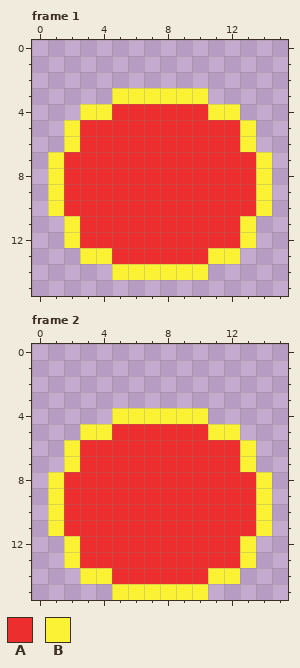
Pixel-art file -- assets/images/pickupSprite.ase. The first picture shows the starting point.
16x16 pixels, 3 frames. Shown: frame 1, frame 2. The commit also changed other frames, which this record leaves out.
Palette (. is transparent): A #ed2e2e  B #fbf236
Pixels before, frame 1, first column x 1:
 3 ....BBBBBB....
 4 ..BBAAAAAABB..
 5 .BAAAAAAAAAAB.
 6 .BAAAAAAAAAAB.
 7 BAAAAAAAAAAAAB
 8 BAAAAAAAAAAAAB
 9 BAAAAAAAAAAAAB
10 BAAAAAAAAAAAAB
11 .BAAAAAAAAAAB.
12 .BAAAAAAAAAAB.
13 ..BBAAAAAABB..
14 ....BBBBBB....
Pixels before, frame 2, first column x 1:
 4 ....BBBBBB....
 5 ..BBAAAAAABB..
 6 .BAAAAAAAAAAB.
 7 .BAAAAAAAAAAB.
 8 BAAAAAAAAAAAAB
 9 BAAAAAAAAAAAAB
10 BAAAAAAAAAAAAB
11 BAAAAAAAAAAAAB
12 .BAAAAAAAAAAB.
13 .BAAAAAAAAAAB.
14 ..BBAAAAAABB..
15 ....BBBBBB....
Now the later version:
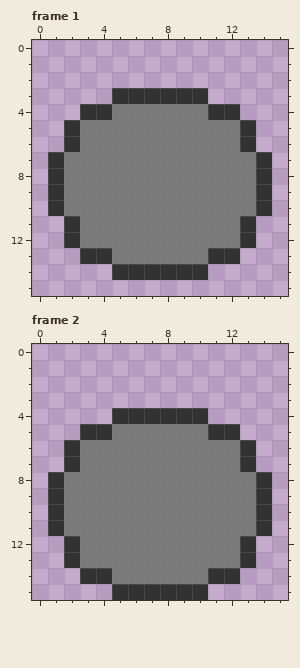
The edit:
Colour A changes from #ed2e2e to #7a7a7a.
Colour B changes from #fbf236 to #323232.
